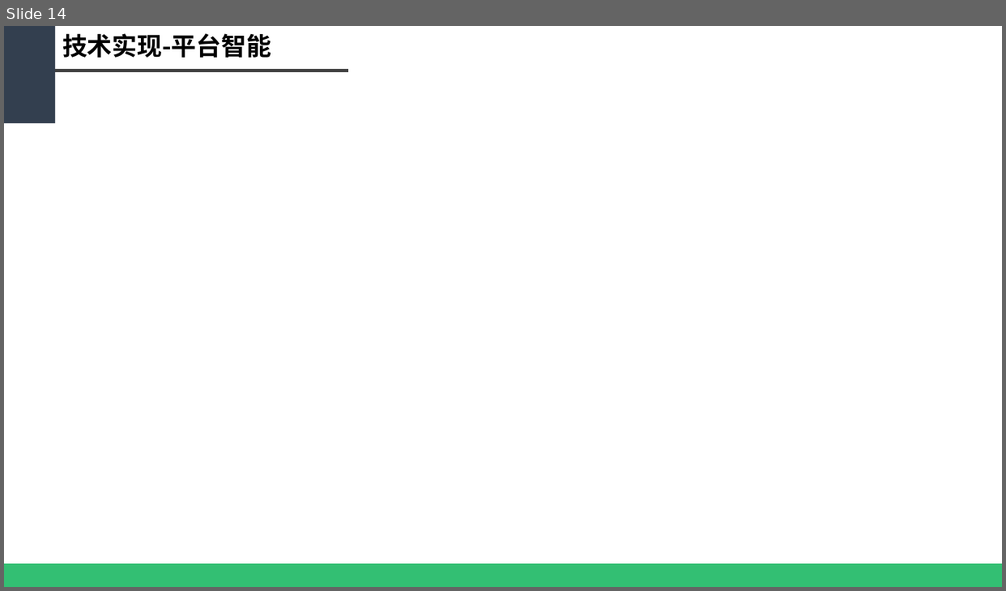
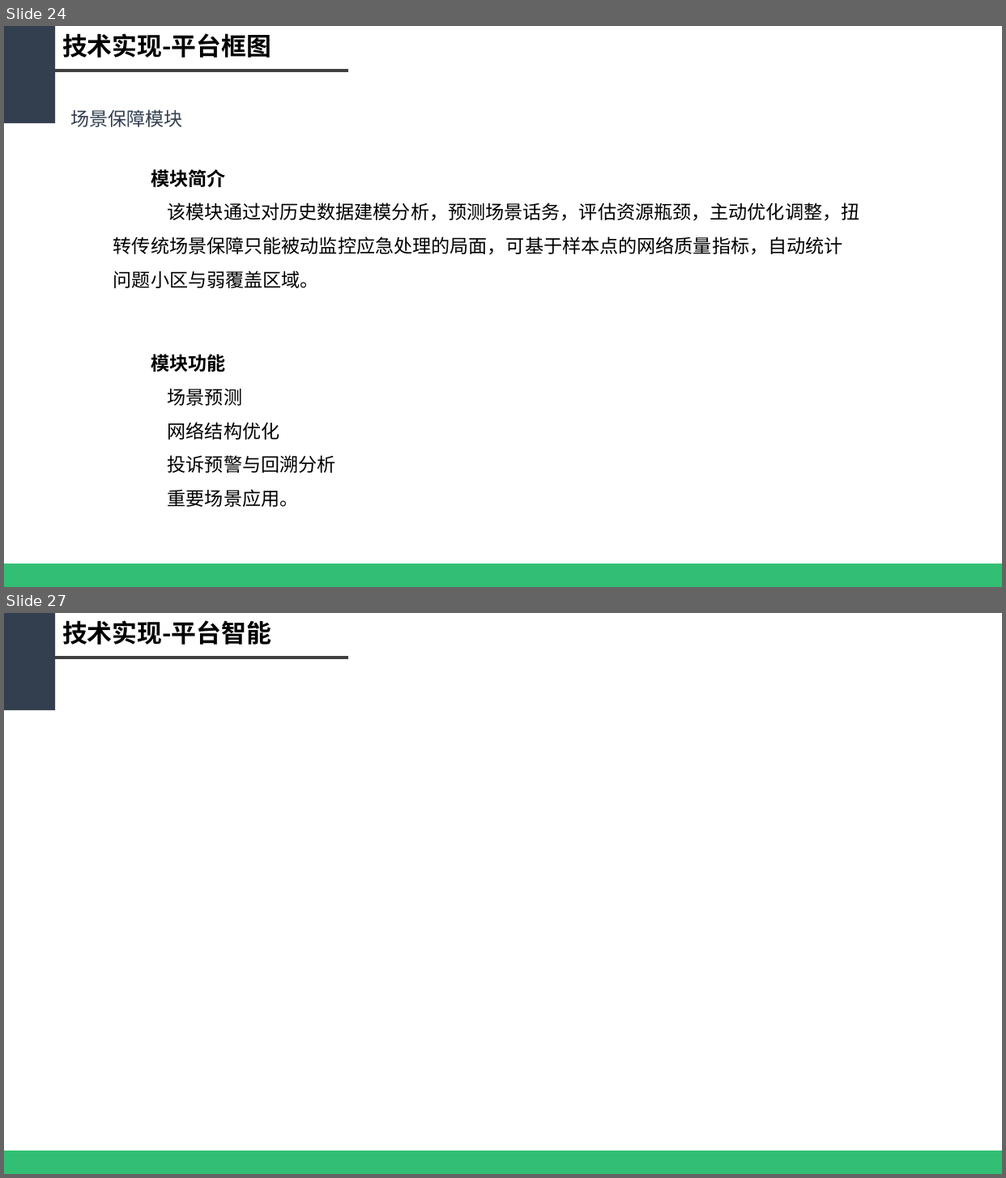
Before and after one commit to WeakX/Ref, a slide deck: 基于大数据的智慧网络运维平台_new[228].pptx. Shown one above the other, each under a label of ours: slide 14 before the commit, slides 24 and 27 after it; the slides between them are not shown. The pictures are 1006x591 and 1006x1178 pixels, drawn with LibreOffice and Linux fonts; fonts in the diff are those of the drawing. Boxes give left, top, right and bottom in pixels: in the first picture for what was removed or moved away, otherwise in the second. Text is boxed around its words. In the diff, an @@ line names an element or a change of style, - is before the commit and + after.

```diff
--- a/基于大数据的智慧网络运维平台_new[228].pptx
+++ b/基于大数据的智慧网络运维平台_new[228].pptx
@@ slide 24 added at (4, 26, 1002, 587), background #FFFFFF @@
@@ rectangle added at (4, 26, 55, 123), fill #333F50 @@
@@ text added at (62, 33, 271, 58), 24 pt, text #000000, bold @@
+技术实现-平台框图
@@ line added from (55, 71) to (348, 71), #404040 3 pt @@
@@ text added at (70, 109, 183, 127), 18 pt, text #333F50 @@
+场景保障模块
@@ text added at (113, 169, 860, 288), 18 pt, text #000000 @@
+模块简介
+该模块通过对历史数据建模分析，预测场景话务，评估资源瓶颈，主动优化调整，扭转传统场景保障只能被动监控应急处理的局面，可基于样本点的网络质量指标，自动统计问题小区与弱覆盖区域。
@@ text added at (151, 354, 336, 507), 18 pt, text #000000 @@
+模块功能
+场景预测
+网络结构优化
+投诉预警与回溯分析
+重要场景应用。
@@ rectangle added at (4, 565, 1002, 587), fill #00B050 at 80% opacity @@
@@ what was slide 14 is now slide 27 @@
```
Also in this commit, not shown: 4 slides changed, 12 other slides added, 1 other file.
